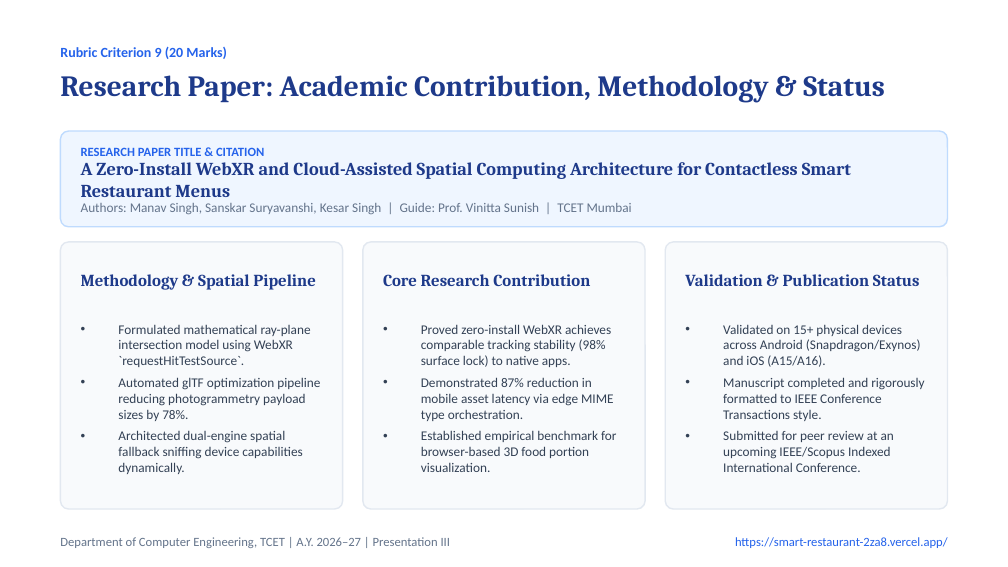
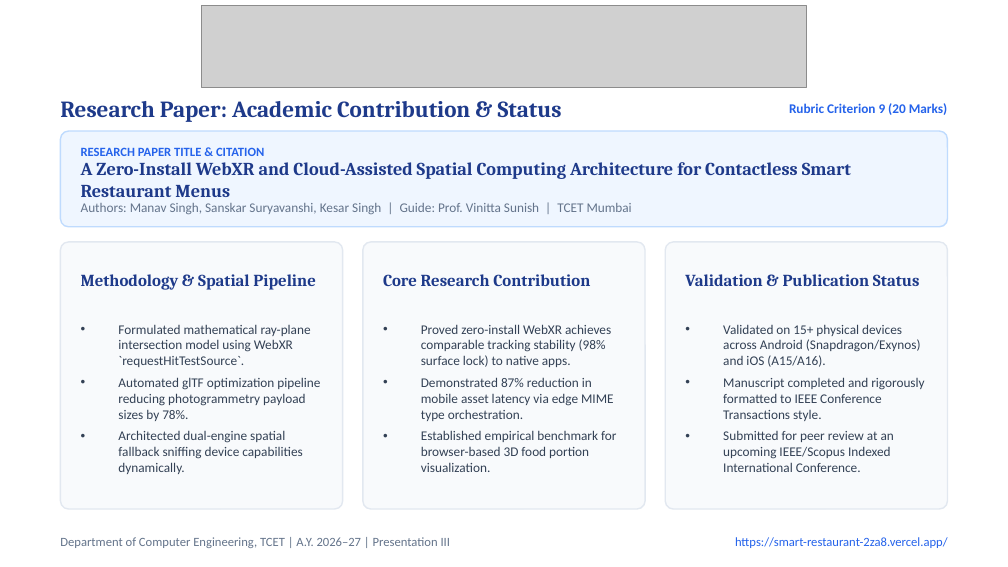
Before and after one commit to MANAV0060/Smart-Restaurant, a slide deck: slide 17 of Smart_Restaurant_Presentation_III.pptx. Drawn at 1008x567 pixels with LibreOffice and Linux fonts; fonts in the diff are those of the drawing; grey boxes stand for pictures. Boxes give left, top, right and bottom in pixels: in the first picture for what was removed or moved away, otherwise in the second. Text is boxed around its words. In the diff, an @@ line names an element or a change of style, - is before the commit and + after.

```diff
--- a/Smart_Restaurant_Presentation_III.pptx
+++ b/Smart_Restaurant_Presentation_III.pptx
@@ picture added at (202, 5, 806, 88) @@
@@ text at (60, 101, 562, 122): text changed; size 21 to 16.5 pt @@
-Research Paper: Academic Contribution, Methodology & Status
+Research Paper: Academic Contribution & Status
@@ text "Rubric Criterion 9 (20 Marks)": place and size @@
-text "Rubric Criterion 9 (20 Marks)" at (60, 47, 227, 59)
+text "Rubric Criterion 9 (20 Marks)" at (789, 103, 948, 115)
@@ text "Rubric Criterion 9 (20 Marks)" at (789, 103, 948, 115): size 10 to 9.5 pt; alignment left to right @@
```
Also in this commit, not shown: 19 other slides changed, 2 other files.
